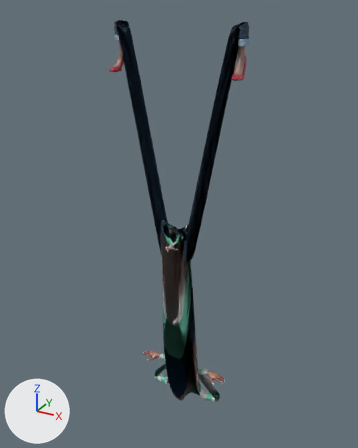
The glTF model public/assets/world/people/npc-elizabeth.glb as it was, and as the next commit left it.
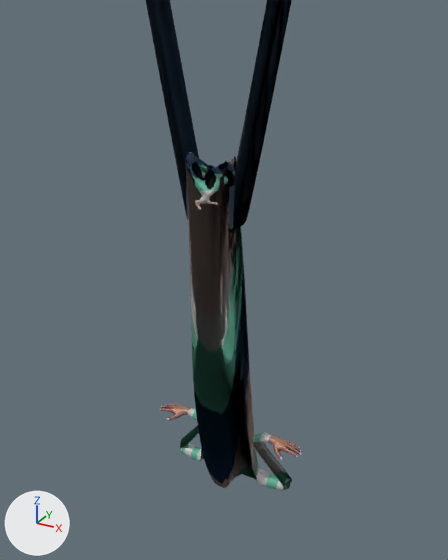
Each version appears first whole from a camera (50 mm lens) standing at (1.94, -3.43, 1.65) and looking at (-0.05, 0.18, -0.15), and next in a close-up from a camera (50 mm lens) standing at (1.44, -2.49, 0.56) and looking at (0.08, -0.02, -0.68). The lights are fixed; the arrows at lower left show +X, +Y and +Z. The last two pictures show the newer version. Vertices at exactly the same position are counted once.

In view in the first close-up: 'Ch26_Body', 'Ch26_Shirt', 'Ch26__Pants'.
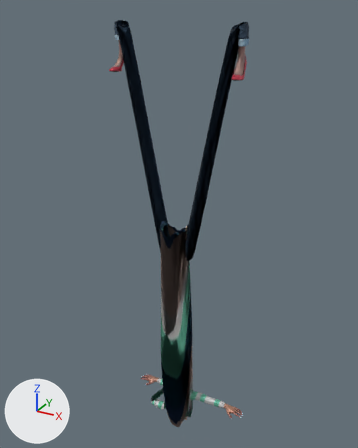
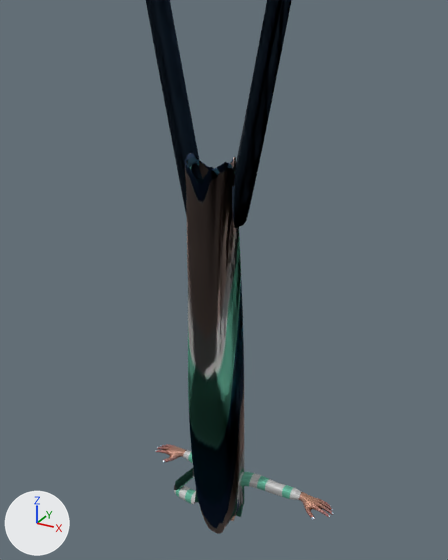
What the commit changed:
me_ch26_shirt is used by ob_ch26_shirt; location (0.0, 0.0, 0.0).
me_ch26_shirt had 3335 vertices, 6666 faces and spanned x -0.4..0.38, y -0.1..0.32, z -2.14..-0.06.
me_ch26_shirt now has 3335 vertices, 6666 faces and spans x -0.36..0.51, y -0.1..0.17, z -2.36..-0.06.
me_ch26_shirt part 1: 2212 of 3335 vertices moved; they spanned x -0.4..0.38, y -0.09..0.32, z -2.14..-0.08 and now span x -0.36..0.51, y -0.1..0.17, z -2.36..-0.09; mean shift (0.03, -0.11, -0.14); largest move (0.25, 0.19, -1.75) -> (0.49, 0.09, -1.98).
me_ch26_body is used by ob_ch26_body; location (0.0, 0.0, 0.0).
me_ch26_body had 10059 vertices, 19788 faces and spanned x -0.57..0.57, y -0.06..0.3, z -2.05..1.42.
me_ch26_body now has 10059 vertices, 19788 faces and spans x -0.57..0.71, y -0.07..0.15, z -2.27..1.42.
me_ch26_body part 2: the loose piece of 1663 vertices spanning x 0.25..0.47, y 0.12..0.24, z -1.78..-1.71 is moved by (0.24, -0.1, -0.24).
me_ch26_body part 3: the loose piece of 1663 vertices spanning x -0.49..-0.27, y 0.12..0.24, z -1.78..-1.71 is moved by (0.04, -0.12, -0.22).
Other edits to the shape of me_ch26_body do not show in these pictures.

What differs and where, as boxes (x1, y1, x2, y2) in the close-ups (448 x 560 px; the box of a moved part takes in the faces that stretch with it):
'Ch26_Shirt', reshaped (14% wider, 12% taller)
    before: (180, 152, 292, 491)
    after: (174, 153, 302, 534)
'Ch26_Body', reshaped
    before: (159, 403, 301, 476)
    after: (155, 444, 334, 521)
part 1 of me_ch26_shirt, moved or reshaped
    before: (180, 157, 292, 491)
    after: (174, 157, 302, 534)
part 2 of me_ch26_body, moved or reshaped
    before: (268, 435, 301, 460)
    after: (299, 492, 334, 520)
part 3 of me_ch26_body, moved or reshaped
    before: (159, 403, 190, 421)
    after: (155, 444, 186, 463)
